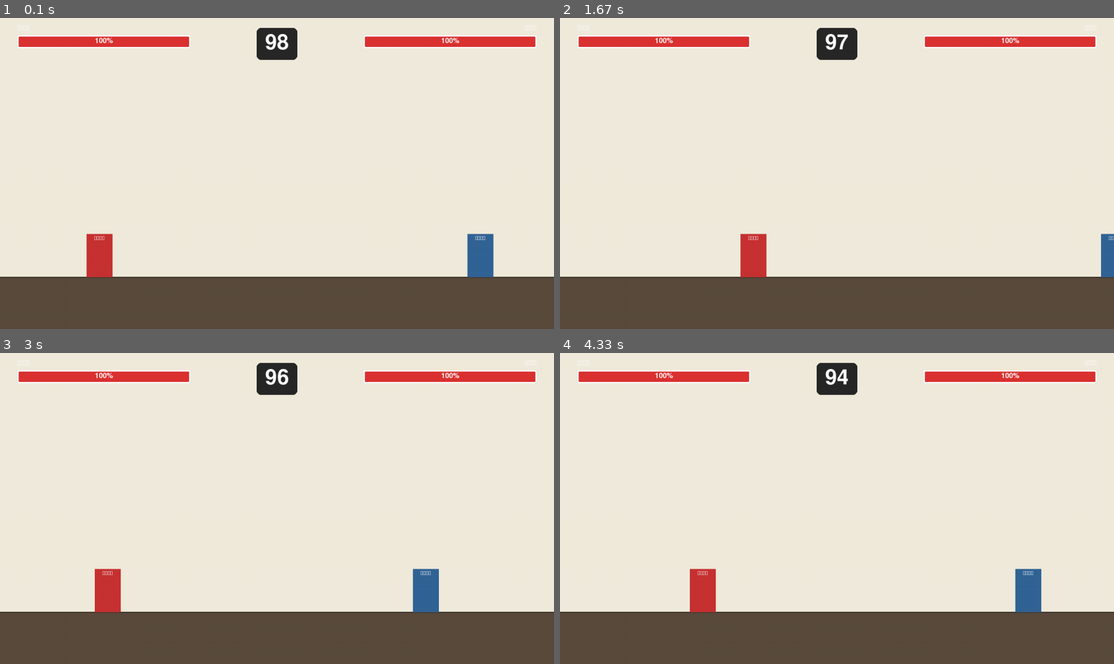
Above: before the commit, frames 1-4 (two rows, left to right).
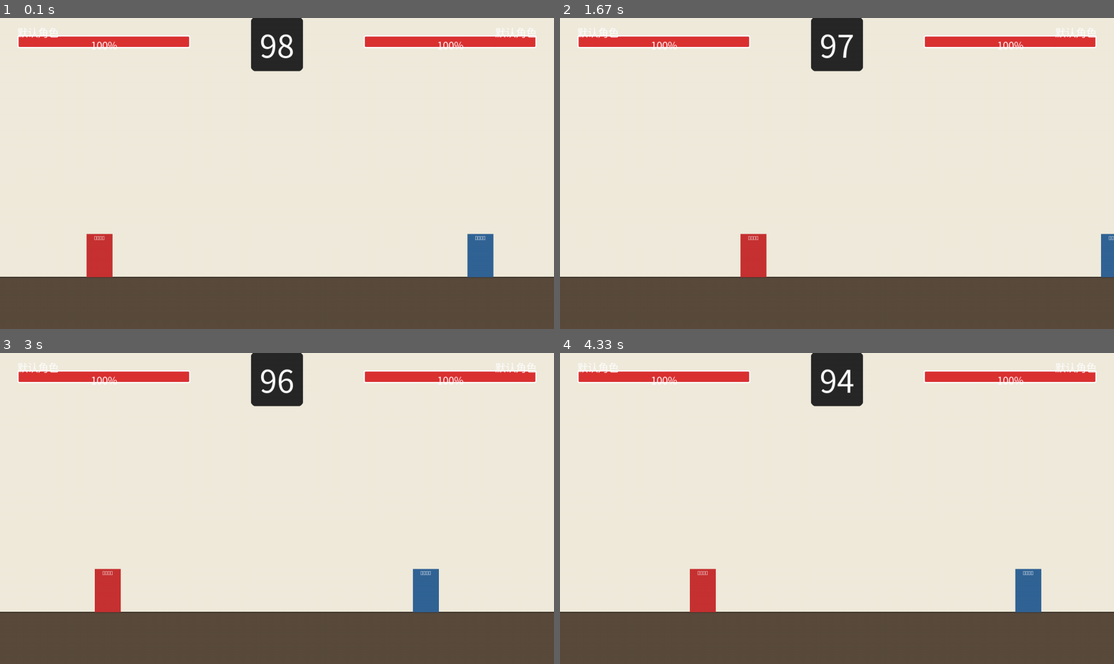
Above: after the commit, the same moments.

Repository: BreezeRidge/chinese-fighter
Game: pygame game, started from src/main.py
Two runs of this game, one before a commit and one after it. Both use one fixed random seed, a clock stepped at 60 frames per second and the inputs below.
Inputs:
- Up to frame 1 (0.1 s): no input
- Up to frame 2 (1.67 s): tap F at 0.33 s; hold Right 0.67-1.13 s; hold D 0.67-1.13 s; hold Up 1.17-1.47 s; hold W 1.17-1.47 s; hold Right from 1.5 s (still down); hold D from 1.5 s (still down)
- Up to frame 3 (3 s): release Right at 1.97 s; release D at 1.97 s; hold Left 2-2.53 s; hold A 2-2.53 s; hold Left 2.57-2.97 s; hold A 2.57-2.97 s
- Up to frame 4 (4.33 s): hold Up 3-3.37 s; hold W 3-3.37 s; tap F at 3.07, 3.47, 3.77, 4.13 s; hold Right 3.4-4.03 s; hold D 3.4-4.03 s; tap J at 3.55 s; hold Left from 4.07 s (still down); hold A from 4.07 s (still down); tap G at 4.22 s

The runs differ from the first frame. In frame 1, 1.4% of the frame differs, in the area x 3-97%, y 0-18%; in frame 2, 1.4%; in frame 3, 1.4%; in frame 4, 1.4%.

Commit message:
fix: 中文字体显示乱码问题
- 添加 get_chinese_font() 函数自动检测系统中文字体
- 支持 macOS (苹方/华文黑体)、Windows (微软雅黑)、Linux (文泉驿)
- 优雅回退：无中文字体时使用默认字体（不会崩溃）
- 修复角色名称、连击数、游戏结束文字显示

现在可以正确显示：少林僧、峨眉剑客、玩家X胜利、平局等中文文字

Diff:
--- a/src/ui.py
+++ b/src/ui.py
@@ -1,10 +1,43 @@
 """
 UI管理器 - 负责所有界面渲染
 设计原则：分离UI逻辑，提升可维护性和视觉一致性
+修复：中文显示乱码问题 - 使用系统中文字体
 """
 import pygame
 from typing import Optional
+import sys
+import os
 from config import Color, WINDOW_WIDTH, WINDOW_HEIGHT
+
+
+def get_chinese_font(size: int) -> pygame.font.Font:
+    """
+    获取支持中文的字体
+    macOS/Windows/Linux 自动适配
+    """
+    # macOS 中文字体路径
+    font_paths = [
+        "/System/Library/Fonts/PingFang.ttc",  # 苹方（macOS 主力中文字体）
+        "/System/Library/Fonts/STHeiti Light.ttc",  # 华文黑体
+        "/System/Library/Fonts/Hiragino Sans GB.ttc",  # 冬青黑体
+        # Windows 中文字体
+        "C:/Windows/Fonts/msyh.ttc",  # 微软雅黑
+        "C:/Windows/Fonts/simhei.ttf",  # 黑体
+        # Linux 中文字体
+        "/usr/share/fonts/truetype/wqy/wqy-zenhei.ttc",  # 文泉驿正黑
+        "/usr/share/fonts/opentype/noto/NotoSansCJK-Regular.ttc",  # Noto Sans
+    ]
+
+    # 尝试加载系统中文字体
+    for font_path in font_paths:
+        if os.path.exists(font_path):
+            try:
+                return pygame.font.Font(font_path, size)
+            except:
+                continue
+
+    # 回退到默认字体（不支持中文，但至少不会崩溃）
+    return pygame.font.Font(None, size)
 
 
 class UIManager:
@@ -16,11 +49,11 @@
     def __init__(self, screen: pygame.Surface):
         self.screen = screen
 
-        # 字体
-        self.font_large = pygame.font.Font(None, 72)
-        self.font_medium = pygame.font.Font(None, 48)
-        self.font_small = pygame.font.Font(None, 36)
-        self.font_tiny = pygame.font.Font(None, 24)
+        # 字体（使用中文字体）
+        self.font_large = get_chinese_font(72)
+        self.font_medium = get_chinese_font(48)
+        self.font_small = get_chinese_font(36)
+        self.font_tiny = get_chinese_font(24)
 
         # UI常量
         self.margin = 40
@@ -133,7 +166,7 @@
         name_x = x if not flipped else x + width - name_surface.get_width()
         self.screen.blit(name_surface, (name_x, y - 25))
 
-        # 血量数值（可选，显示百分比）
+        # 血量数值（显示百分比）
         hp_text = f"{int(health_percent * 100)}%"
         hp_surface = self.font_tiny.render(hp_text, True, Color.TEXT_PRIMARY)
         hp_text_x = x + width // 2 - hp_surface.get_width() // 2
@@ -158,7 +191,7 @@
             combo: 连击数
         """
         # 连击文字（金色强调）
-        combo_text = f"{combo} HIT COMBO!"
+        combo_text = f"{combo} COMBO!"
         combo_surface = self.font_small.render(combo_text, True, Color.TEXT_GOLD)
 
         # 文字阴影效果
